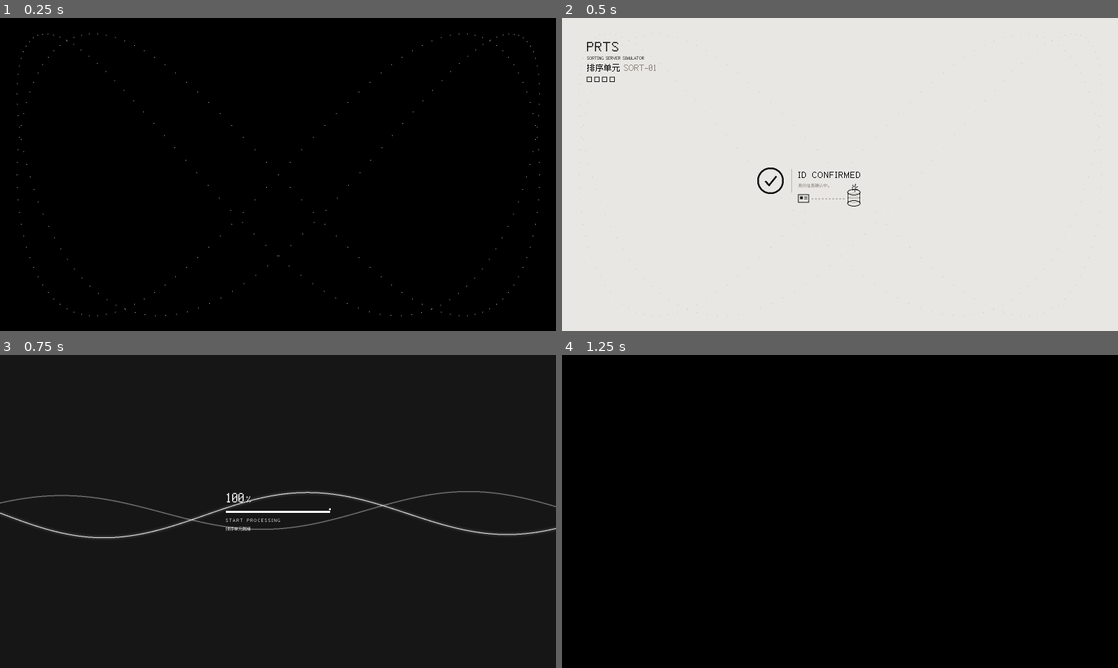
Above: before the commit, frames 1-4 (two rows, left to right).
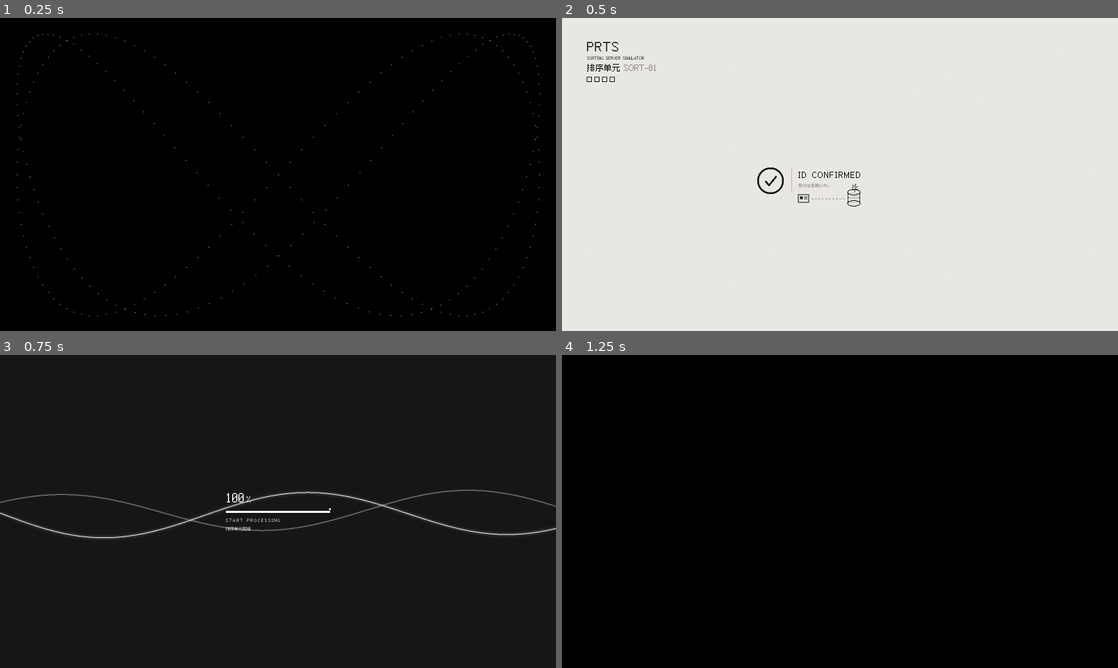
Above: after the commit, the same moments.

Repository: WWNNL/SORTING-SERVER-SIMULATOR
Game: Godot game, scene res://scenes/main.tscn
Same seed, same stepped clock (60 frames per second), same inputs: the game is played once before the commit and once after it.
Inputs (mouse positions are in pixels of both pictures, inside the frame that each line leads up to):
- Up to frame 1 (0.25 s): no input
- Up to frame 2 (0.5 s): no input
- Up to frame 3 (0.75 s): click (400, 639) at 0.52 s; type "12" at 0.6 s
- Up to frame 4 (1.25 s): no input

Frames 1-2 are identical in both runs. In frame 3, 0.5% of the frame differs, in the area x 0-100%, y 43-57%; in frame 4, nothing differs.

Commit message:
chore: 副波振幅调到 0.85（手上的调值）
WAVE2_AMP 0.80 → 0.85，主波不动。波形断言照旧：副波仍在屏高的
36%~64% 之间、方向仍是往右、两条仍然交错。

Diff:
--- a/scripts/ui/login_screen.gd
+++ b/scripts/ui/login_screen.gd
@@ -88,7 +88,7 @@
 ## 两条线只会像两条车道那样并排平移。
 const WAVE_OFFSET := 2.5
 const WAVE2_SPEED := WAVE_SPEED * 0.82
-const WAVE2_AMP := 0.80
+const WAVE2_AMP := 0.85
 
 enum { ST_LIGHT, ST_DARK, ST_OUT }
 
